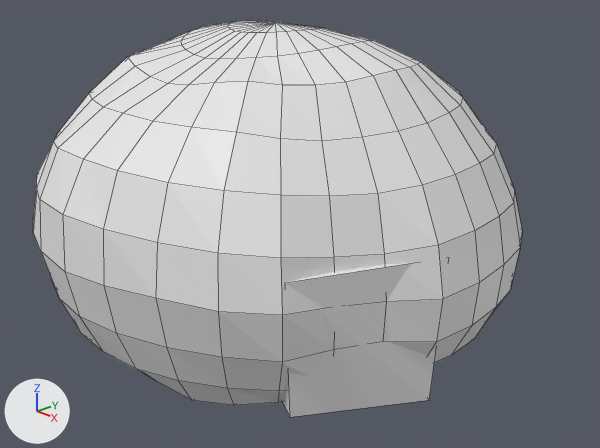
The Blender file Blender_Files_Assets/Unanimated_Models/cave.blend, before and after one commit.
Both versions are drawn from a 50 mm lens placed at (11.68, -10.63, 6.3), pointed at (0.73, -0.07, 0.74). The axes (+X, +Y, +Z) are drawn at lower left. The lights are the same throughout. Mesh edges are drawn as thin lines.

Names of what the first picture shows: 'cave', 'entrance'.
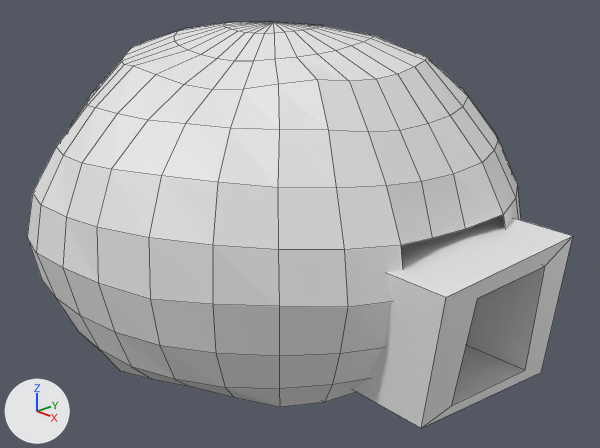
Commit message: Modified Cave Asset

The change, as a list of edits to the scene's bpy script:
```text
Change me_sphere:
    used by ob_cave; location = (0.0, 0.0, 0.0); scale = (4.37, 3.97, 3.77)
    remove me_sphere.from_pydata(...)  # 482 vertices, 512 faces; spans x -1.11..1.11, y -1.18..1.08, z -0.46..1.2
    add me_sphere.from_pydata(...)  # 476 vertices, 499 faces; spans x -1.11..1.11, y -1.18..1.08, z -0.46..1.2
    me_sphere part 1
    6 vertices are removed from x 0.83..0.96, y -0.58..-0.37, z -0.19..0.2
    13 faces are deleted
Change me_cube_001:
    used by ob_entrance; location = (2.93, -1.3, 0.0); rotation_euler = (0.0, 0.0, -0.461), in degrees (0, 0, -26); scale = (1.04, 1.14, 1.14)
    remove me_cube_001.from_pydata(...)  # 8 vertices, 6 faces; spans x -1.25..1.25, y -1.14..1.2, z -1.07..1.2
    add me_cube_001.from_pydata(...)  # 16 vertices, 12 faces; spans x -1.25..1.25, y -1.14..1.2, z -1.07..1.2
    me_cube_001 part 2
    2 faces are deleted
    8 vertices are added at x -1.21..1.21, y -0.64..0.72, z -0.87..0.87
    8 new faces join them
Change ob_cave:
    ob_cave.location: (0.0, 0.0, 0.0) -> (-0.05, 0.0, 0.0)
    ob_cave.rotation_euler: (0.0, 0.0, 0.0) -> (0.0, 0.0, 0.416)  # degrees (0, 0, 0) -> degrees (0, 0, 24)
Change ob_entrance:
    ob_entrance.location: (2.93, -1.3, 0.0) -> (3.15, -0.01, 0.0)
    ob_entrance.rotation_euler: (0.0, 0.0, -0.461) -> (0.0, 0.0, -0.045)  # degrees (0, 0, -26) -> degrees (0, 0, -2.6)
    ob_entrance.scale: (1.04, 1.14, 1.14) -> (1.89, 1.43, 1.14)
```

What differs and where, as boxes [x1, y1, x2, y2] in the pictures (600 x 448 px):
'cave', reshaped, moved, turned
    before: [33, 20, 522, 405]
    after: [27, 21, 521, 407]
'entrance', reshaped, moved, turned, rescaled
    before: [281, 263, 436, 417]
    after: [353, 215, 573, 428]
part 1 of me_sphere, deleted
    before: [278, 245, 443, 402]
part 2 of me_cube_001, built on
    before: [285, 263, 436, 417]
    after: [421, 236, 573, 428]
